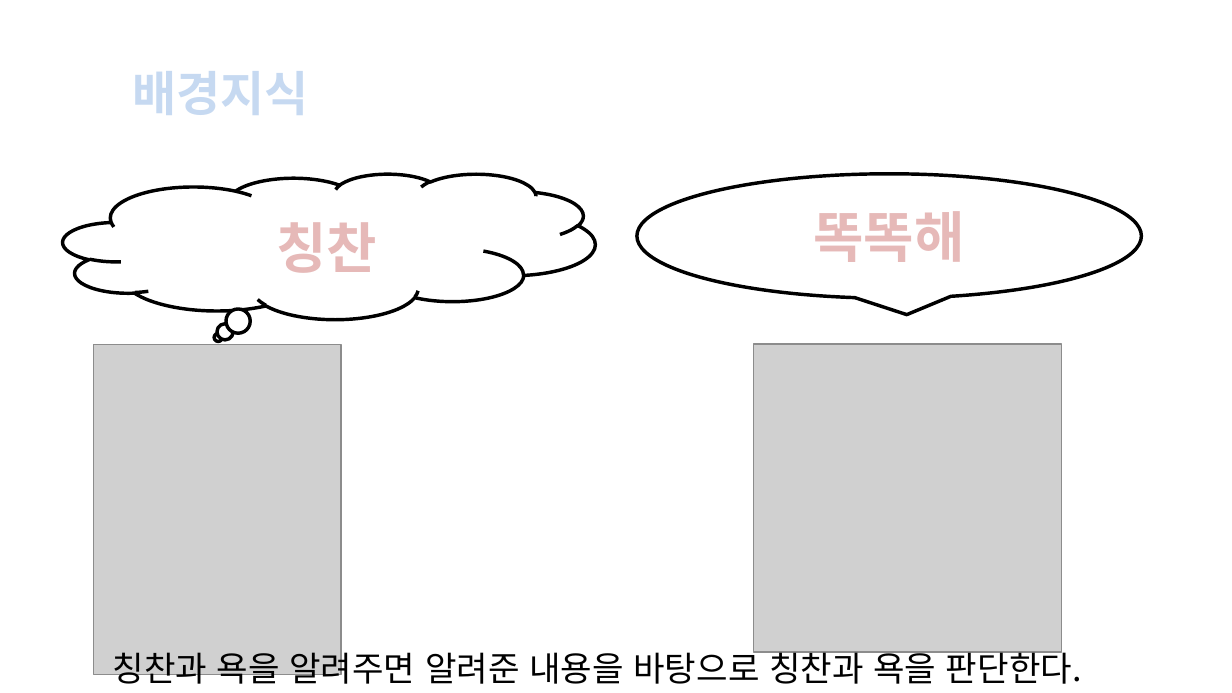
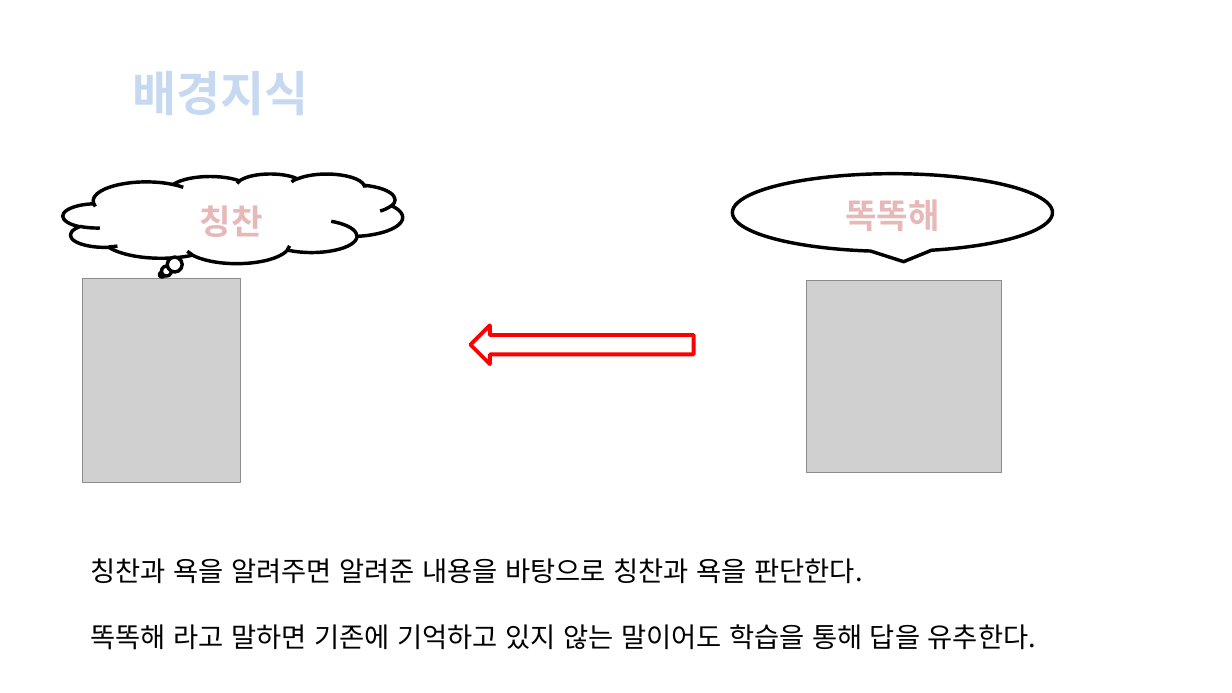
Before and after one commit to MachineLearningPython/E.Korean-Subject-and-Predicate, a slide deck: slide 8 of 스크래치ppt.pptx. Drawn at 1232x693 pixels with LibreOffice and Linux fonts; fonts in the diff are those of the drawing; grey boxes stand for pictures; background and template pictures are left out. Boxes give left, top, right and bottom in pixels: in the first picture for what was removed or moved away, otherwise in the second. Text is boxed around its words. In the diff, an @@ line names an element or a change of style, - is before the commit and + after.

```diff
--- a/스크래치ppt.pptx
+++ b/스크래치ppt.pptx
@@ thought cloud: place and size @@
-thought cloud at (63, 174, 595, 319)
+thought cloud at (63, 174, 403, 264)
@@ speech bubble: place and size @@
-speech bubble at (637, 174, 1141, 298)
+speech bubble at (732, 174, 1052, 251)
@@ text "칭찬" at (200, 205, 263, 237): size 32 to 20 pt @@
@@ text "칭찬": place and size @@
-text "칭찬" at (276, 222, 377, 273)
+text "칭찬" at (200, 205, 263, 237)
@@ text "똑똑해": place and size @@
-text "똑똑해" at (814, 211, 965, 262)
+text "똑똑해" at (845, 199, 940, 231)
@@ text "똑똑해" at (845, 199, 940, 231): size 32 to 20 pt @@
@@ picture: place and size @@
-picture at (94, 344, 341, 674)
+picture at (83, 278, 240, 482)
@@ picture: place and size @@
-picture at (754, 344, 1062, 652)
+picture at (806, 280, 1002, 472)
@@ right arrow added at (471, 325, 694, 363), outline #FF0000 2.25 pt @@
@@ text "칭찬과 욕을 알려주면 알려준 내용을 ...": place and size @@
-text "칭찬과 욕을 알려주면 알려준 내용을 ..." at (113, 646, 1082, 690)
+text "칭찬과 욕을 알려주면 알려준 내용을 ..." at (90, 558, 1037, 650)
@@ text at (90, 558, 863, 584): size 20 to 16 pt in "칭찬과 욕을 알려주면 알려준 내용을 바탕으로 칭찬과 ..."; alignment centre to left; line spacing 1 to 2 @@
@@ text at (90, 624, 1037, 650): paragraph added @@
+똑똑해 라고 말하면 기존에 기억하고 있지 않는 말이어도 학습을 통해 답을 유추한다.
```
Also in this commit, not shown: 14 other slides changed, 1 slide added, 1 other file.
